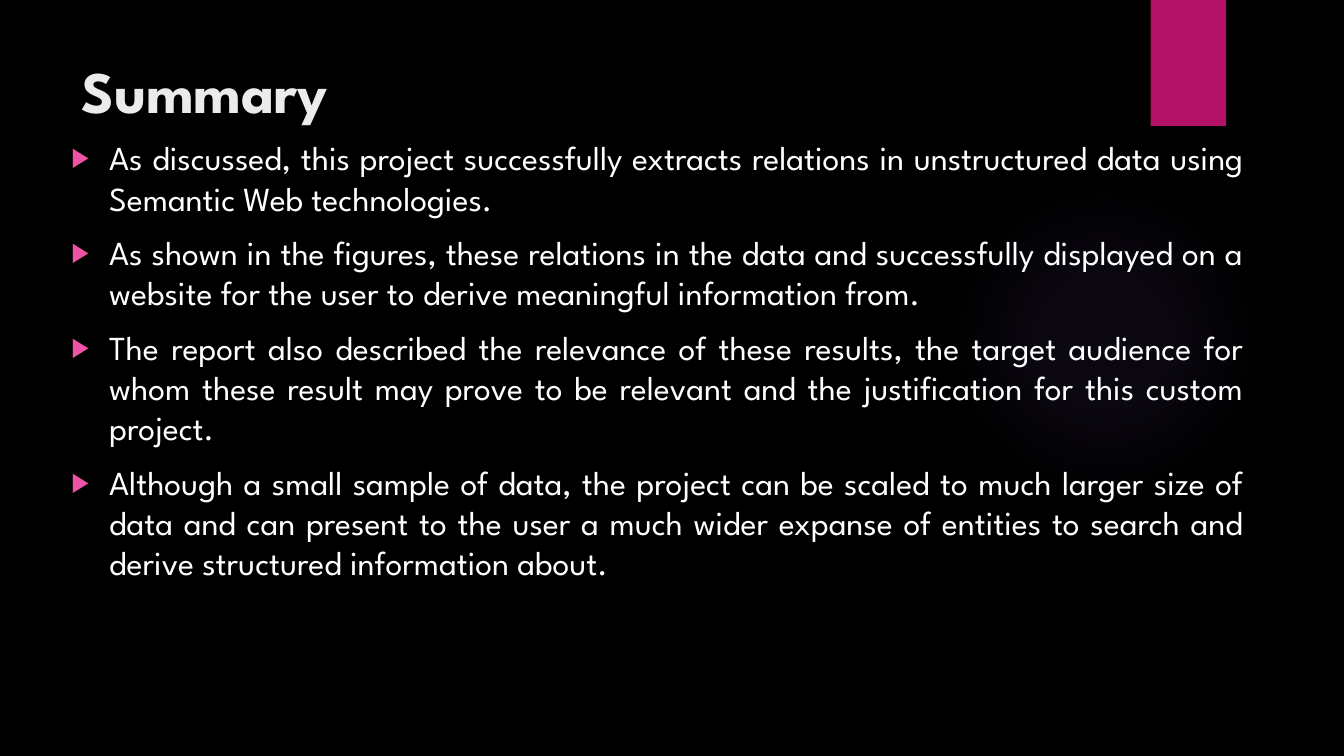
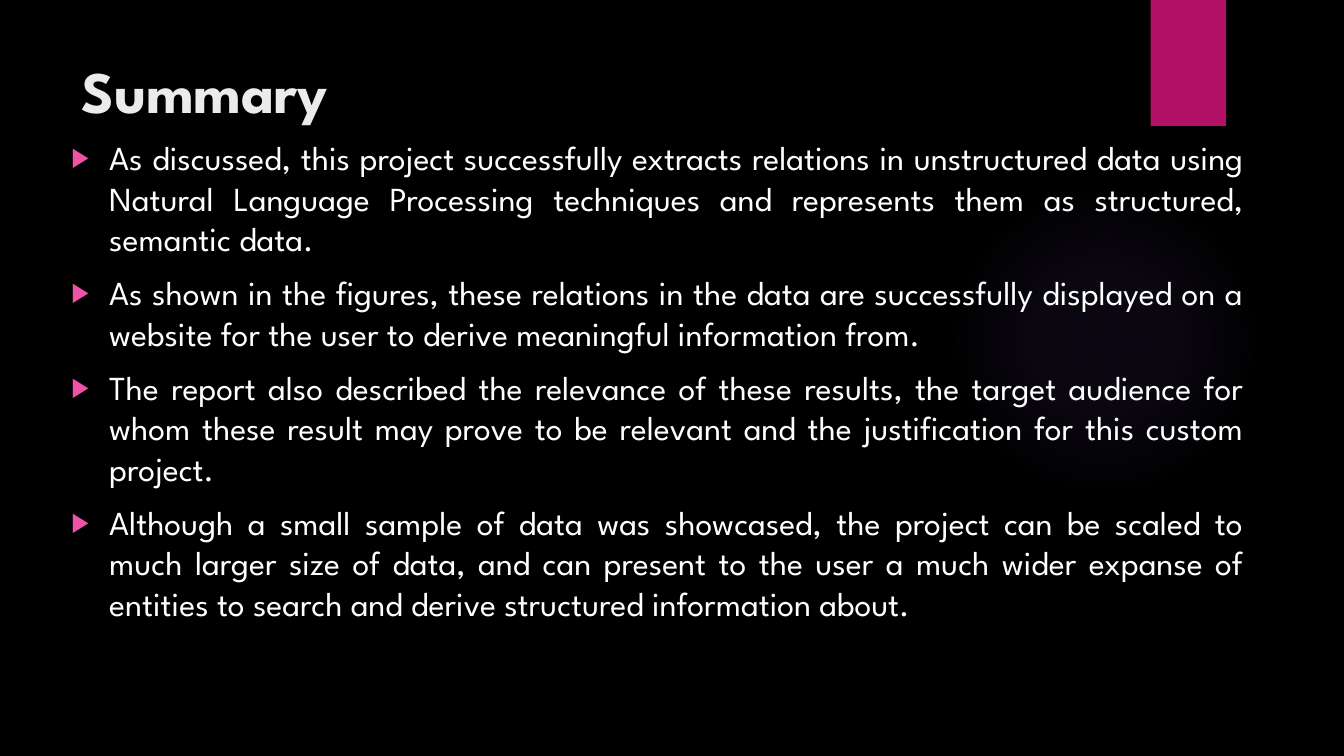
Before and after one commit to ekalgolas/Relation-extraction-using-Semantic-Web, a slide deck: slide 16 of documentation/Relation extraction using semantic web technologies.pptx. Drawn at 1344x756 pixels with LibreOffice and Linux fonts; fonts in the diff are those of the drawing; background and template pictures are left out. Boxes give left, top, right and bottom in pixels: in the first picture for what was removed or moved away, otherwise in the second. Text is boxed around its words. In the diff, an @@ line names an element or a change of style, - is before the commit and + after.

```diff
--- a/documentation/Relation extraction using semantic web technologies.pptx
+++ b/documentation/Relation extraction using semantic web technologies.pptx
@@ text at bbox=[109, 146, 1243, 354]: text changed @@
-▶ As discussed, this project successfully extracts relations in unstructured data using Semantic Web technologies.
-▶ As shown in the figures, these relations in the data and successfully displayed on a website for the user to derive meaningful information from.
+▶ As discussed, this project successfully extracts relations in unstructured data using Natural Language Processing techniques and represents them as structured, semantic data.
+▶ As shown in the figures, these relations in the data are successfully displayed on a website for the user to derive meaningful information from.
@@ text at bbox=[109, 511, 1243, 617]: text changed @@
-▶ Although a small sample of data, the project can be scaled to much larger size of data and can present to the user a much wider expanse of entities to search and derive structured information about.
+▶ Although a small sample of data was showcased, the project can be scaled to much larger size of data, and can present to the user a much wider expanse of entities to search and derive structured information about.
```
Also in this commit, not shown: 7 other slides changed.
